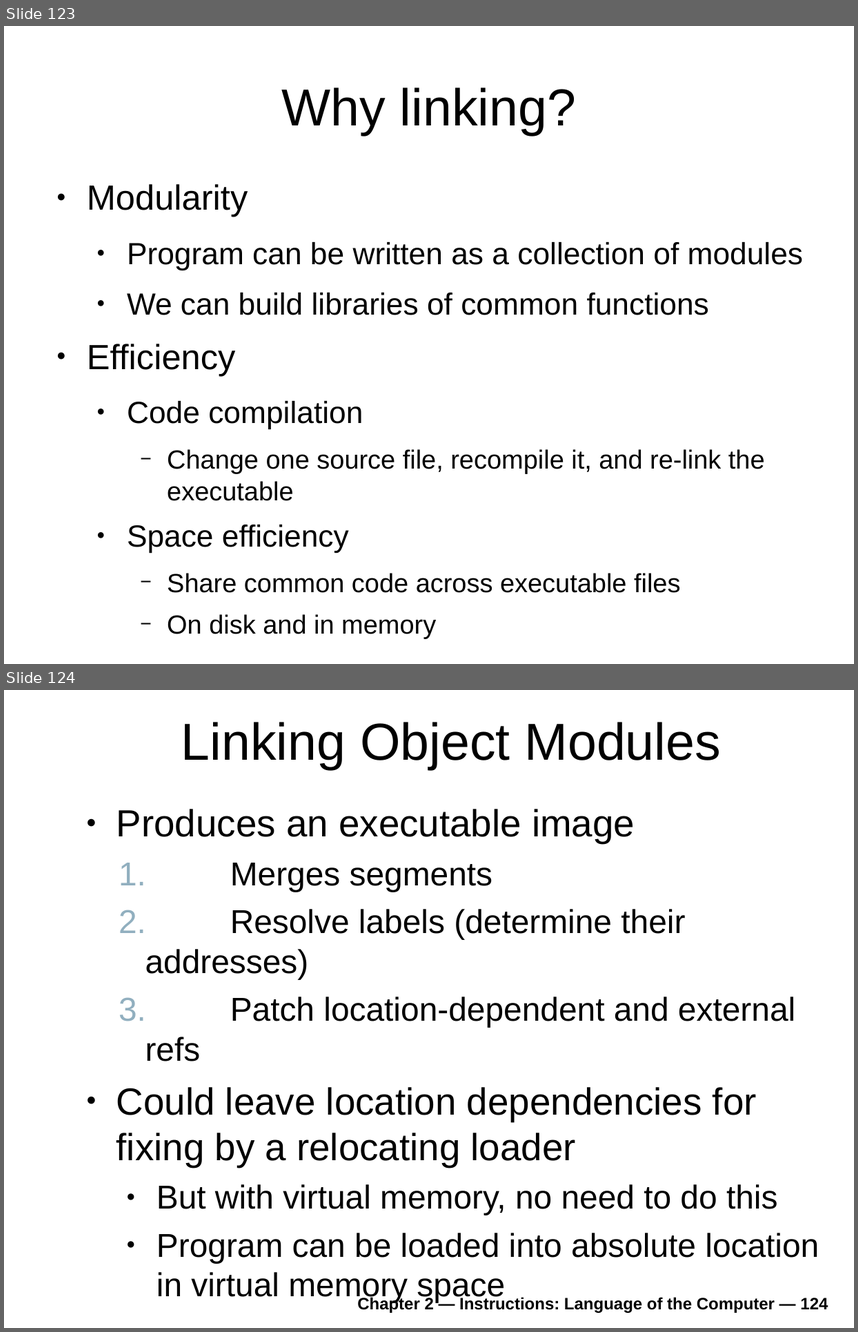
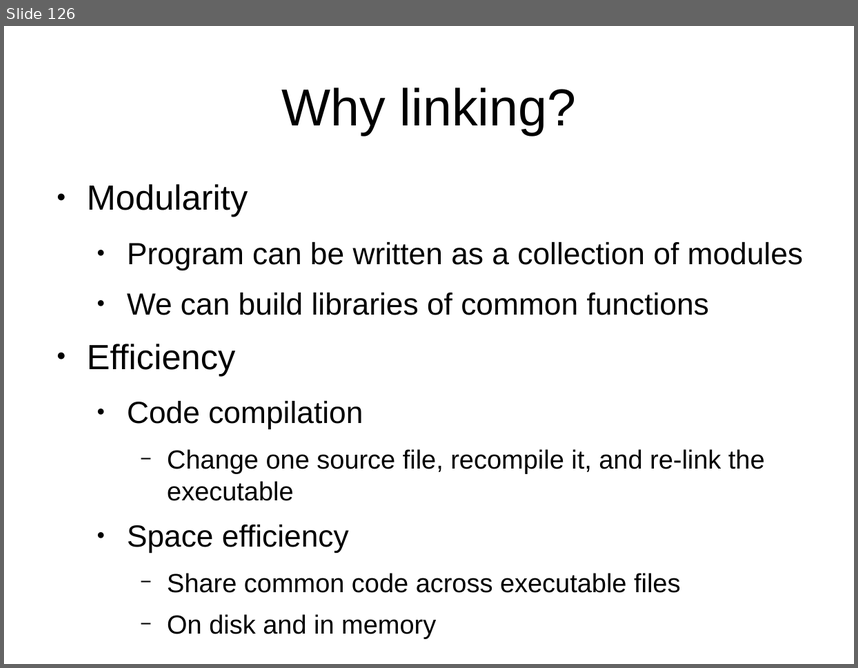
Before and after one commit to antonburtsev/cs3810, a slide deck: lectures/lecture04-mips/lecture-04-mips.odp. Shown one above the other, each under a label of ours: slides 123 and 124 before the commit, slide 126 after it. The pictures are 858x1332 and 858x668 pixels, drawn with LibreOffice and Linux fonts; fonts in the diff are those of the drawing. Boxes give left, top, right and bottom in pixels: in the first picture for what was removed or moved away, otherwise in the second. Text is boxed around its words. In the diff, an @@ line names an element or a change of style, - is before the commit and + after.

```diff
--- a/lectures/lecture04-mips/lecture-04-mips.odp
+++ b/lectures/lecture04-mips/lecture-04-mips.odp
@@ slide 124 removed at (4, 690, 854, 1328), background #FFFFFF @@
@@ title removed at (181, 722, 721, 769) @@
-Linking Object Modules
@@ text removed at (116, 809, 819, 1263) @@
-● Produces an executable image
-  1. Merges segments
-  2. Resolve labels (determine their addresses)
-  3. Patch location-dependent and external refs
-● Could leave location dependencies for fixing by a relocating loader
-  ● But with virtual memory, no need to do this
-  ● Program can be loaded into absolute location in virtual memory space
@@ text removed at (357, 1295, 828, 1312) @@
-Chapter 2 — Instructions: Language of the Computer — 124
@@ what was slide 123 is now slide 126 @@
```
Also in this commit, not shown: 1 slide changed, 23 slides added, 2 other slides removed, 1 other file.
